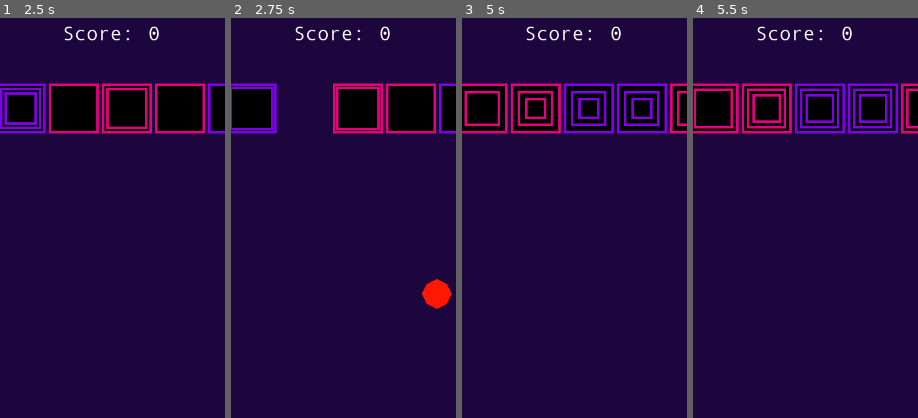
Above: before the commit, frames 1-4 (left to right).
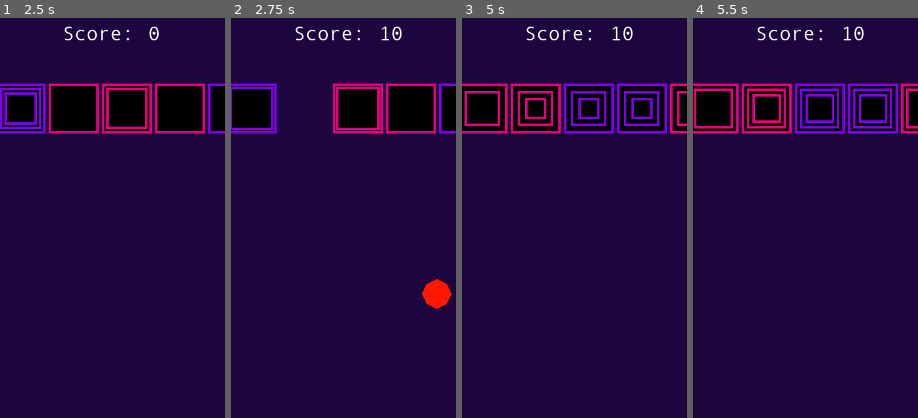
Above: after the commit, the same moments.

Repository: drarbego/payaso-de-equilibrio
Game: Godot game, scene res://StartGameMenu.tscn
Two runs of this game, one before a commit and one after it. Both use one fixed random seed, a clock stepped at 60 frames per second and the inputs below. The engine's default icon, where the game draws it, is replaced by a stand-in: a white triangle on a blue panel in a dark square. A sky picture missing from this copy of the repository is replaced by a grey-blue gradient.
Inputs (mouse positions are % of the whole screen's width and height, from its top left):
- Up to frame 1 (2.5 s): click "Start" at 0.5 s; move the mouse to (72, 45) at 1.27 s; press the mouse at (72, 45) at 1.28 s; hold Right (ui_right) 1.28-2.03 s; move the mouse to (30, 55) at 2.02 s; release the mouse at (30, 55) at 2.03 s; hold Left (ui_left) from 2.03 s (still down); click (30, 55) at 2.1 s
- Up to frame 2 (2.75 s): keep holding Left (ui_left)
- Up to frame 3 (5 s): move the mouse to (60, 28) at 2.77 s; release Left (ui_left) at 2.78 s; press the mouse at (60, 28) at 2.78 s; hold Right (ui_right) 2.78-3.5 s; release the mouse at (60, 28) at 3.5 s; click "Restart" at 3.5 s; move the mouse to (45, 70) at 4.27 s; hold Right (ui_right) from 4.28 s (still down); click (45, 70) at 4.35 s
- Up to frame 4 (5.5 s): move the mouse to (80, 65) at 5.02 s; release Right (ui_right) at 5.03 s; press the mouse at (80, 65) at 5.03 s; hold Left (ui_left) from 5.03 s (still down)
The pictures show only the part of the screen within x 28-78%, y 5-55%; the shares and areas given below are measured in that part.

Frame 1 is identical in both runs. In frame 2, 0.2% of the frame differs, in the area x 66-76%, y 2-6%; in frame 3, 0.2%; in frame 4, 0.2%.

Commit message:
Improve score

Diff:
--- a/Bricks/Brick.gd
+++ b/Bricks/Brick.gd
@@ -12,6 +12,8 @@
 var health = 3
 const MAX_TIME = 15
 const MIN_TIME = 3
+
+signal destroyed
 
 func init(_position, _is_aggresive, _health):
 	self.position = _position
@@ -34,6 +36,7 @@
 	self.health -= 1
 	$Sprite.material.set_shader_param("health", self.health)
 	if health <= 0:
+		emit_signal("destroyed")
 		self.queue_free()
 
 func start_timer():
--- a/Bricks/Brick.tscn
+++ b/Bricks/Brick.tscn
@@ -19,7 +19,7 @@
 "bricks",
 ]]
 collision_layer = 4
-collision_mask = 4
+collision_mask = 0
 script = ExtResource( 1 )
 
 [node name="CollisionShape2D" type="CollisionShape2D" parent="."]
--- a/Bricks/BrickSpawner.gd
+++ b/Bricks/BrickSpawner.gd
@@ -18,6 +18,7 @@
 		var health = (randi() % MAX_HEALTH) + 1
 
 		var brick = Brick.instance().init(Vector2(brick_pos_x, 0), is_aggresive, health)
+		brick.connect("destroyed", get_parent(), "add_score")
 		add_child(brick)
 
 func _on_SpawnTimer_timeout():
--- a/Env.gd
+++ b/Env.gd
@@ -12,8 +12,8 @@
 	randomize()
 	$Score/Points.set_text(str(self.score))
 
-func _on_ScoreTimer_timeout():
-	self.score += 100
+func add_score():
+	self.score += 10
 	$Score/Points.set_text(str(self.score))
 
 func _on_obstacle_destroyed(points):
--- a/Env.tscn
+++ b/Env.tscn
@@ -87,10 +87,6 @@
 
 [node name="Obstacles" type="Node2D" parent="."]
 
-[node name="ScoreTimer" type="Timer" parent="."]
-wait_time = 5.0
-autostart = true
-
 [node name="Score" type="HBoxContainer" parent="."]
 margin_left = 300.0
 margin_top = 64.0
@@ -128,5 +124,4 @@
 [connection signal="body_entered" from="ObstacleDeleter" to="." method="_on_ObstacleDeleter_body_entered"]
 [connection signal="body_entered" from="LimitDetectors/Left" to="." method="_on_LeftLimitDetector_body_entered"]
 [connection signal="body_entered" from="LimitDetectors/Right" to="." method="_on_RightLimitDetector_body_entered"]
-[connection signal="timeout" from="ScoreTimer" to="." method="_on_ScoreTimer_timeout"]
 [connection signal="timeout" from="GameOverTimer" to="." method="_on_GameOverTimer_timeout"]
